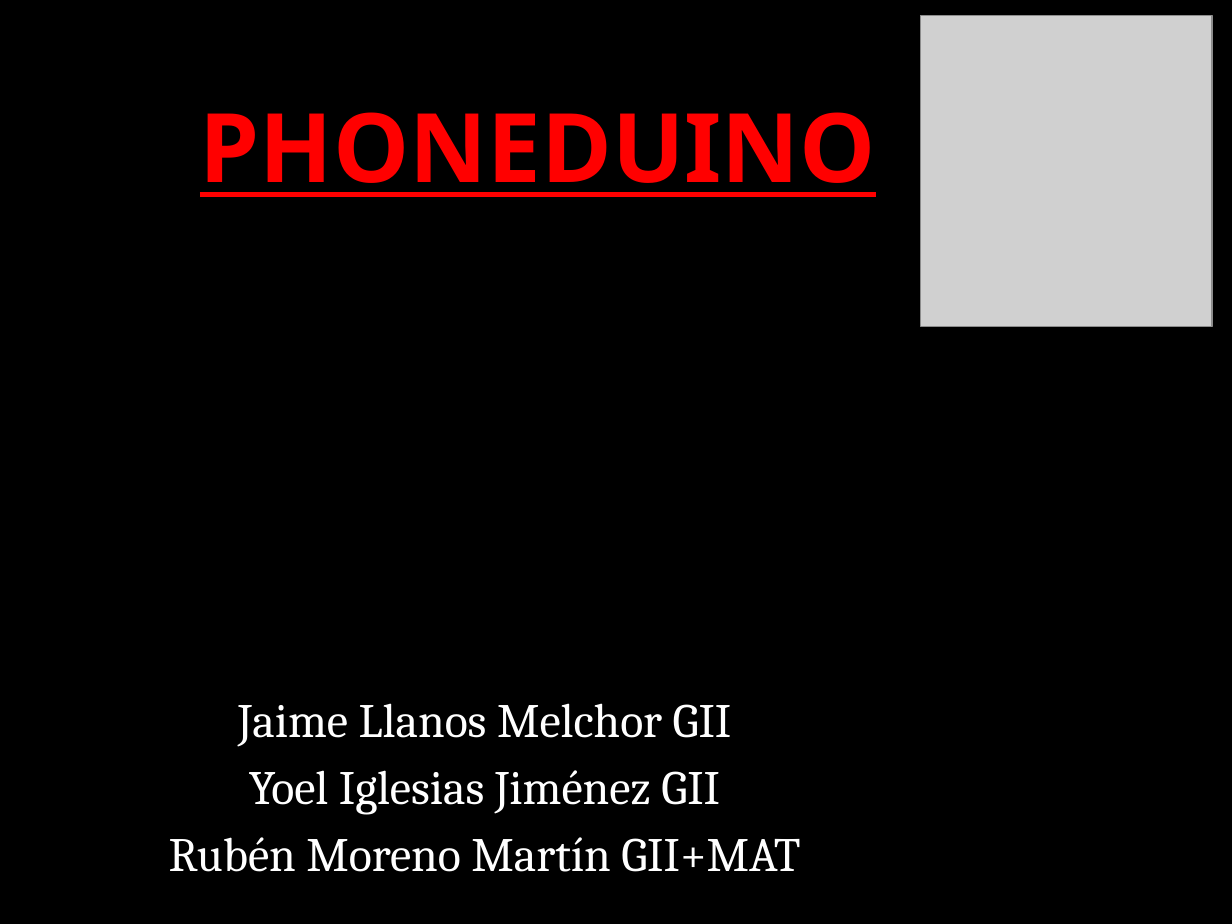
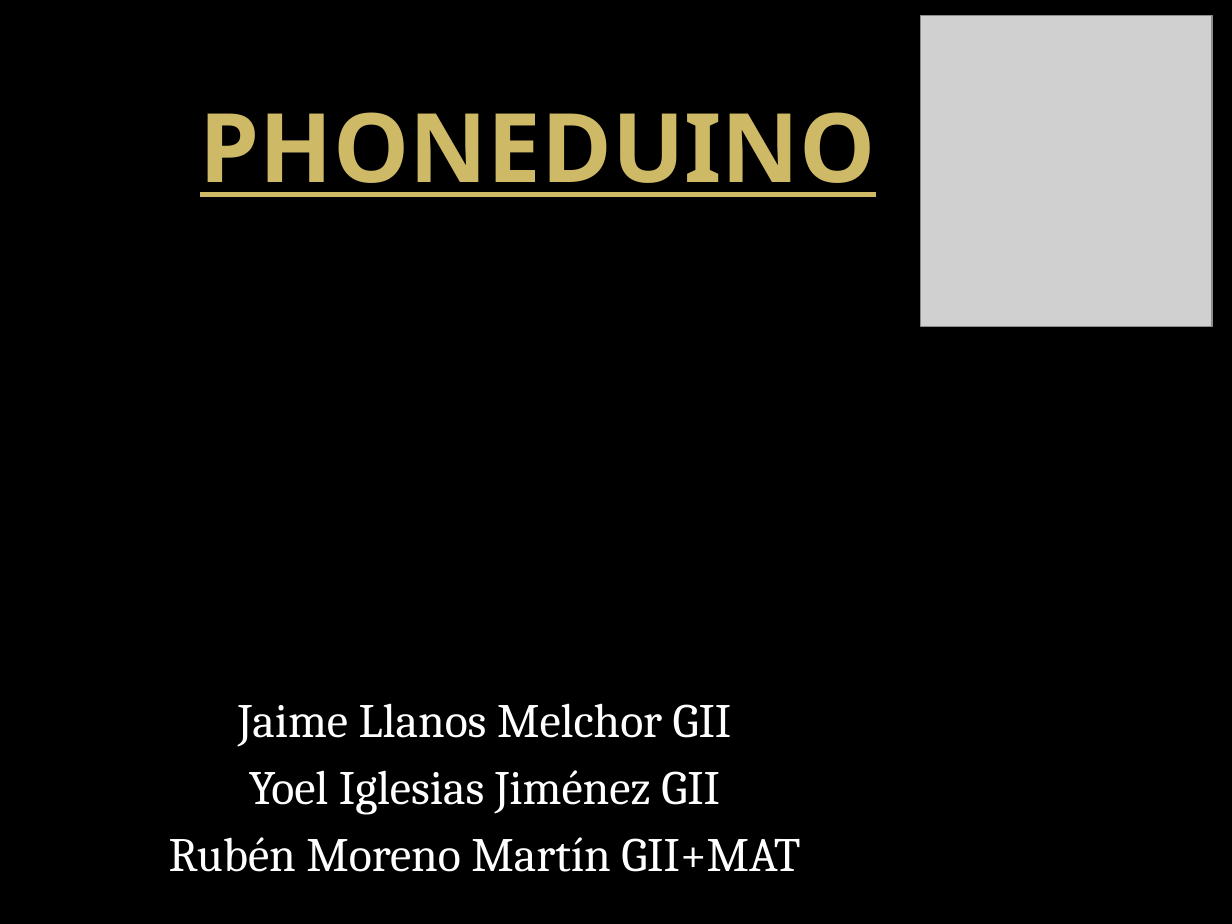
Before and after one commit to JaimeLLanos/ArduinoPhoneduino, a slide deck: slide 1 of PHONEDUINO.pptx. Drawn at 1232x924 pixels with LibreOffice and Linux fonts; fonts in the diff are those of the drawing; grey boxes stand for pictures; background and template pictures are left out. Boxes give left, top, right and bottom in pixels: in the first picture for what was removed or moved away, otherwise in the second. Text is boxed around its words. In the diff, an @@ line names an element or a change of style, - is before the commit and + after.

```diff
--- a/PHONEDUINO.pptx
+++ b/PHONEDUINO.pptx
@@ title "PHONEDUINO" at (200,112,876,197): text colour #FF0000 to #CEB966 @@
```
Also in this commit, not shown: 7 other slides changed.
